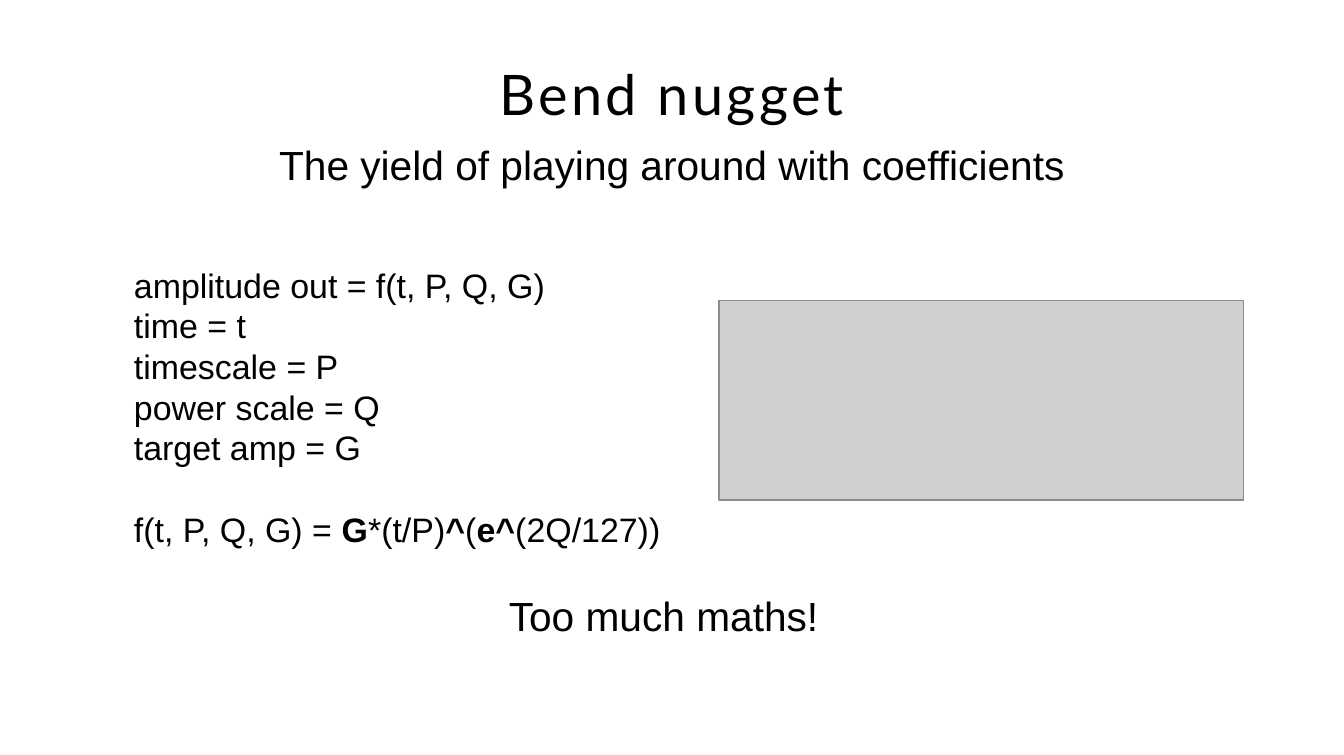
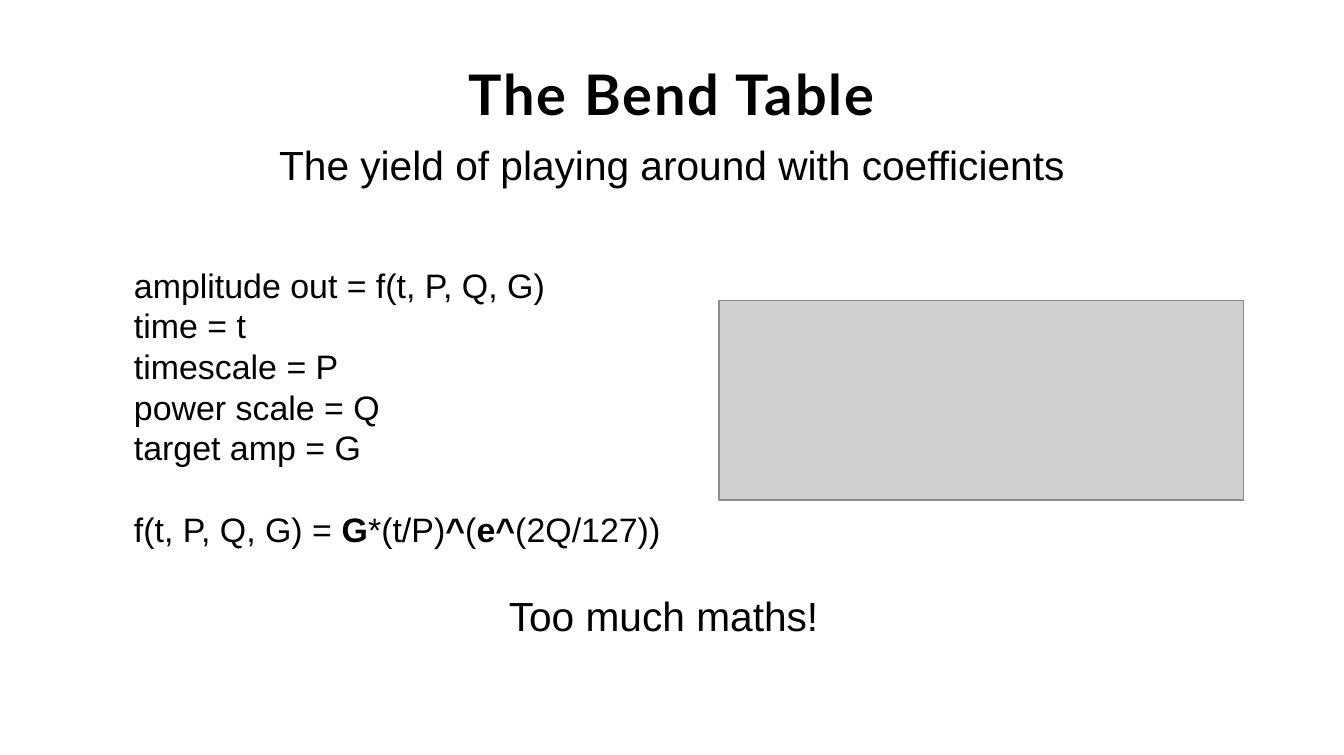
Before and after one commit to Jacquot-SFE/Teensy-synth-platform, a slide deck: slide 19 of presentation/slides/teensy-synthesis.odp (slide 14 before the commit). Drawn at 1344x755 pixels with LibreOffice and Linux fonts; fonts in the diff are those of the drawing; grey boxes stand for pictures; background and template pictures are left out. Boxes give left, top, right and bottom in pixels: in the first picture for what was removed or moved away, otherwise in the second. Text is boxed around its words. In the diff, an @@ line names an element or a change of style, - is before the commit and + after.

```diff
--- a/presentation/slides/teensy-synthesis.odp
+++ b/presentation/slides/teensy-synthesis.odp
@@ title at bbox=[469, 73, 874, 116]: text changed; bold on @@
-Bend nugget
+The Bend Table
```
Also in this commit, not shown: 27 other slides changed, 6 slides added.
